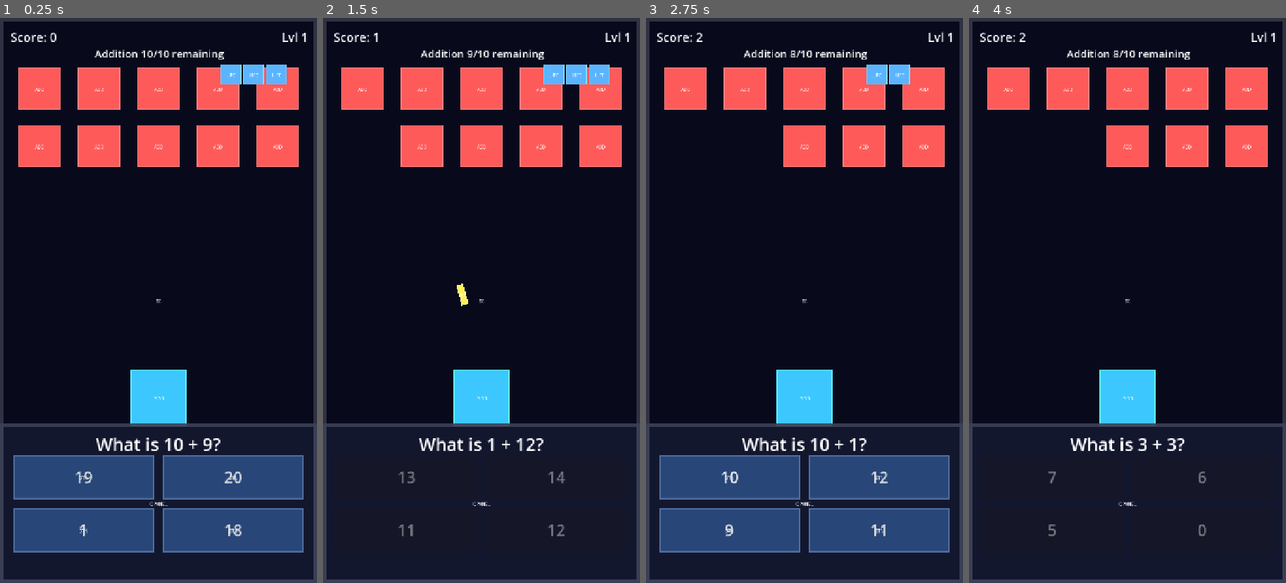
Above: before the commit, frames 1-4 (left to right).
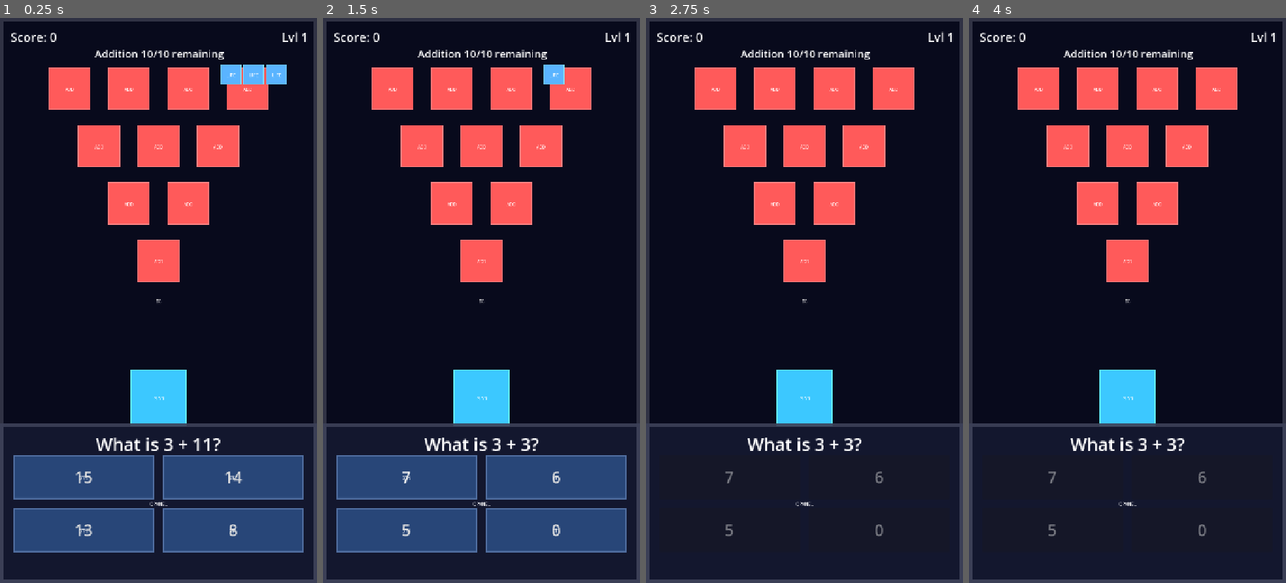
Above: after the commit, the same moments.

Repository: rajeshja/Math-Invaders-SDD
Game: Godot game, scene res://scenes/main.tscn
The game is run twice, just before and just after one commit, with the same random seed, the same clock (stepped at 60 frames per second) and the same inputs.
Inputs (mouse positions are in pixels of both pictures, inside the frame that each line leads up to):
- Up to frame 1 (0.25 s): no input
- Up to frame 2 (1.5 s): click "19" (after the commit: "15") at 0.5 s; click "13" (after the commit: "10") at 1.25 s
- Up to frame 3 (2.75 s): click "5" at 2 s
- Up to frame 4 (4 s): click (1051, 475) at 2.75 s, where only the run before the commit has a clickable "10"; click (1051, 475) at 3.5 s, where only the run before the commit has a clickable "7"

The runs differ from the first frame. In frame 1, 9.6% of the frame differs, in the area x 5-95%, y 8-92%; in frame 2, 24%; in frame 3, 25%, in the area x 4-96%, y 2-95%; in frame 4, 9.9%.

Commit message:
Implemented inverted pyramid and bullet speed and parallelism changes.

Diff:
--- a/scripts/bullet.gd
+++ b/scripts/bullet.gd
@@ -2,10 +2,11 @@
 ## position to a target position captured at spawn time, then emits
 ## `arrived` and frees itself.
 ##
-## The target is a plain Vector2 (not a live reference to the enemy node)
-## so the bullet's own movement never depends on the enemy still existing
-## - whoever listens to `arrived` decides what happens to the enemy
-## (Phase 2 FR2.5: enemy is destroyed only after bullet travel completes).
+## Purely presentational: whoever launched it resolves all gameplay (score,
+## enemy destruction, next question) at launch time - the flight itself is
+## feedback only and must never gate question advancement or input. The
+## target is a plain Vector2 (not a live reference to the enemy node) so
+## the bullet's own movement never depends on the enemy still existing.
 class_name Bullet
 extends Node2D
 
--- a/scripts/hud.gd
+++ b/scripts/hud.gd
@@ -2,7 +2,7 @@
 ## Main.gd/WaveManager signals (Tech Stack §5).
 ##
 ## Level/Health/Lives displays are placeholder nodes for now (their real
-## wiring lands in Phase 4/5) so the scene structure already matches
+## wiring lands in Phases 4-6) so the scene structure already matches
 ## Tech Stack §2 without those systems needing to restructure the HUD
 ## scene when they arrive.
 class_name Hud
--- a/scripts/main.gd
+++ b/scripts/main.gd
@@ -58,49 +58,59 @@
 		return
 	if _current_question.is_empty():
 		return
+	_accepting_input = false
 
 	if value == _current_question.get("correct_answer", null):
-		_accepting_input = false
-		_question_panel.set_answer_buttons_enabled(false)
-		_fire_at_active_enemy()
+		_resolve_correct_answer()
 	else:
-		_accepting_input = false
-		await _question_panel.flash_wrong_answer(button)
-		_handle_wrong_answer_after_feedback()
+		_resolve_wrong_answer(button)
 
 
-func _handle_wrong_answer_after_feedback() -> void:
+## Correct answers resolve immediately: score, enemy destruction, and the
+## next question all happen in the same frame the player bullet LAUNCHES.
+## The bullet in flight is purely presentational - its travel time must
+## never delay the next question being ready to answer.
+func _resolve_correct_answer() -> void:
+	var target: Node2D = _wave_manager.get_active_enemy() as Node2D
+	if target != null:
+		_fire_player_bullet(target.global_position)
+	GameManager.add_score(1)
+	_wave_manager.on_correct_answer()
+
+
+func _fire_player_bullet(target_position: Vector2) -> void:
+	var bullet: Bullet = BULLET_SCENE.instantiate()
+	_bullets_container.add_child(bullet)
+	bullet.launch(_player.get_muzzle_position(), target_position)
+	_player.play_fire_feedback()
+
+
+## Wrong-answer logic resolves immediately (life loss, attempt counting,
+## Game Over precedence). Only the next question's DISPLAY waits out the
+## brief red-flash feedback interval; enemy return fire (introduced by the
+## Phase 4 lives system) will hook the same wrong_answer event and fly
+## fully in parallel - question changes never wait on bullet travel.
+func _resolve_wrong_answer(button: Button) -> void:
+	_question_panel.flash_wrong_answer(button)
 	_wave_manager.on_wrong_answer()
 	GameManager.lose_life()
 	var attempt_limit_reached: bool = _attempt_tracker.record_wrong_attempt()
 
 	if GameManager.is_game_over():
-		_accepting_input = false
 		_question_panel.set_answer_buttons_enabled(false)
 		return
 
 	if attempt_limit_reached:
+		await _question_panel.wait_wrong_feedback()
+		if GameManager.is_game_over():
+			return
 		_wave_manager.regenerate_active_question()
 	else:
+		await _question_panel.wait_wrong_feedback()
+		if GameManager.is_game_over():
+			return
 		_accepting_input = true
 		_question_panel.set_answer_buttons_enabled(true)
-
-
-func _fire_at_active_enemy() -> void:
-	var active_enemy: Node2D = _wave_manager.get_active_enemy()
-	if active_enemy == null:
-		return
-
-	var bullet: Bullet = BULLET_SCENE.instantiate()
-	_bullets_container.add_child(bullet)
-	bullet.arrived.connect(_on_bullet_arrived)
-	bullet.launch(_player.get_muzzle_position(), active_enemy.global_position)
-	_player.play_fire_feedback()
-
-
-func _on_bullet_arrived() -> void:
-	GameManager.add_score(1)
-	_wave_manager.on_correct_answer()
 
 
 func _on_game_over() -> void:
--- a/scripts/player.gd
+++ b/scripts/player.gd
@@ -17,7 +17,7 @@
 
 
 ## Placeholder for firing juice (flash/recoil/animation). Intentionally a
-## no-op stub until Phase 8 polish - kept as a single call site so visual
+## no-op stub until Phase 9 polish - kept as a single call site so visual
 ## feedback can be added later without touching callers.
 func play_fire_feedback() -> void:
 	pass
--- a/scripts/question_panel.gd
+++ b/scripts/question_panel.gd
@@ -48,6 +48,11 @@
 		button.disabled = not enabled or not button.has_meta("value")
 
 
+## Starts the wrong-answer red flash on the tapped button and returns
+## immediately - callers must NOT await this function. The styleboxes
+## restore themselves after WRONG_FLASH_SECONDS. Gameplay code awaits
+## wait_wrong_feedback() instead, so answer resolution stays decoupled
+## from (and parallel to) every bullet animation.
 func flash_wrong_answer(button: Button) -> void:
 	if button == null:
 		return
@@ -71,8 +76,20 @@
 	for style_name in original_styles.keys():
 		button.add_theme_stylebox_override(style_name, flash_style)
 
+	get_tree().create_timer(WRONG_FLASH_SECONDS).timeout.connect(
+		_restore_flash_styles.bind(button, original_styles), CONNECT_ONE_SHOT)
+
+
+## Awaitable that resolves once the wrong-answer feedback interval has
+## elapsed - the only thing question advancement may ever wait on. It is
+## deliberately NOT tied to any bullet's flight time.
+func wait_wrong_feedback() -> void:
 	await get_tree().create_timer(WRONG_FLASH_SECONDS).timeout
 
+
+func _restore_flash_styles(button: Button, original_styles: Dictionary) -> void:
+	if not is_instance_valid(button):
+		return
 	for style_name in original_styles.keys():
 		button.add_theme_stylebox_override(style_name, original_styles[style_name])
 
--- a/scripts/questions/question_generator.gd
+++ b/scripts/questions/question_generator.gd
@@ -5,7 +5,7 @@
 ## (Main.gd, WaveManager.gd) never need to know which concrete strategy is
 ## running - this is the ONLY class they talk to for questions.
 ##
-## Adding a new category (e.g. Phase 7's "prime") means adding one new
+## Adding a new category (e.g. Phase 8's "prime") means adding one new
 ## strategy file and one registration line here - no other call site
 ## changes (Phase 2 NFR2.2, Phase 3 FR3.5).
 class_name QuestionGenerator
--- a/scripts/wave_manager.gd
+++ b/scripts/wave_manager.gd
@@ -32,19 +32,22 @@
 signal wrong_answer
 
 ## Emitted when the category_sequence is exhausted after a wave clears -
-## the hook point for Phase 5's LevelManager. Not acted on further here.
+## the hook point for Phase 6's LevelManager. Not acted on further here.
 signal level_cleared
 
 ## -- Config --------------------------------------------------------------
-const FORMATION_COLUMNS: int = 5
-const FORMATION_ROWS: int = 2
+## Inverted-triangle formation: rows of 4 - 3 - 2 - 1 enemies from top to
+## bottom (summing to the default 10-enemy wave). Each row is centered on
+## the screen's horizontal axis and narrows by one ship per row, ending in
+## the single frontmost "tip" enemy just above the player.
+const FORMATION_ROW_COUNTS: Array[int] = [4, 3, 2, 1]
+const FORMATION_CENTER_X: float = 360.0
 const FORMATION_TOP_Y: float = 160.0
 const FORMATION_ROW_SPACING: float = 130.0
-const FORMATION_LEFT_X: float = 90.0
 const FORMATION_COLUMN_SPACING: float = 135.0
 
 ## Default Stage A sequence (Spec §2 Level 1 example / Phase 3 FR3.7).
-## LevelManager (Phase 5) will be what mutates/extends this per level.
+## LevelManager (Phase 6) will be what mutates/extends this per level.
 @export var category_sequence: Array[String] = [
 	"addition", "subtraction", "multiplication", "division"
 ]
@@ -168,7 +171,7 @@
 	wave_cleared.emit(current_category)
 	_sequence_index += 1
 	if _sequence_index >= category_sequence.size():
-		# Sequence exhausted - hook point for Phase 5's LevelManager.
+		# Sequence exhausted - hook point for Phase 6's LevelManager.
 		level_cleared.emit()
 		_sequence_index = 0
 	start_wave(category_sequence[_sequence_index])
@@ -208,9 +211,19 @@
 		child.free()
 
 
+## Inverted-triangle layout: row r holds FORMATION_ROW_COUNTS[r] enemies
+## centered on FORMATION_CENTER_X, rows stacked downward from
+## FORMATION_TOP_Y. Indices beyond the defined rows overflow into a left-
+## to-right continuation of the last row (only reachable when the
+## configured enemies_per_wave exceeds 4 + 3 + 2 + 1).
 func _formation_position(index: int) -> Vector2:
-	var row: int = index / FORMATION_COLUMNS
-	var col: int = index % FORMATION_COLUMNS
-	var x: float = FORMATION_LEFT_X + col * FORMATION_COLUMN_SPACING
+	var remaining: int = index
+	var row: int = 0
+	while row < FORMATION_ROW_COUNTS.size() - 1 and remaining >= FORMATION_ROW_COUNTS[row]:
+		remaining -= FORMATION_ROW_COUNTS[row]
+		row += 1
+	var count_in_row: int = FORMATION_ROW_COUNTS[row]
+	var row_width: float = (count_in_row - 1) * FORMATION_COLUMN_SPACING
+	var x: float = FORMATION_CENTER_X - row_width / 2.0 + remaining * FORMATION_COLUMN_SPACING
 	var y: float = FORMATION_TOP_Y + row * FORMATION_ROW_SPACING
 	return Vector2(x, y)
--- a/test/unit/test_wave_manager.gd
+++ b/test/unit/test_wave_manager.gd
@@ -124,6 +124,39 @@
 	assert_eq(active, enemies[2], "with A gone, the leftmost of the tied-Y enemies should be active")
 
 
+func test_formation_spawns_as_inverted_triangle() -> void:
+	wave_manager.start_wave("addition")
+	var enemies: Array = enemies_container.get_children()
+
+	var row_y_positions: Array = []
+	var rows := {}
+	for enemy in enemies:
+		var y: float = enemy.position.y
+		if not rows.has(y):
+			rows[y] = []
+			row_y_positions.append(y)
+		rows[y].append(enemy.position.x)
+
+	assert_eq(row_y_positions.size(), 4, "the inverted triangle has exactly four rows")
+	row_y_positions.sort()
+	for row_index in range(row_y_positions.size()):
+		var xs: Array = rows[row_y_positions[row_index]]
+		assert_eq(xs.size(), WaveManagerScript.FORMATION_ROW_COUNTS[row_index],
+			"row %d should hold %d enemies (4-3-2-1 top to bottom)" % [row_index, WaveManagerScript.FORMATION_ROW_COUNTS[row_index]])
+		var row_center: float = (xs.min() + xs.max()) / 2.0
+		assert_almost_eq(row_center, WaveManagerScript.FORMATION_CENTER_X, 0.01,
+			"each triangle row must be centered on the screen's horizontal axis")
+
+	# The single bottom tip is the frontmost enemy and is targeted first.
+	var tip_y: float = row_y_positions[3]
+	var tip: Node = null
+	for enemy in enemies:
+		if enemy.position.y == tip_y:
+			tip = enemy
+	assert_eq(wave_manager.get_active_enemy(), tip,
+		"the triangle's bottom tip should be the first active enemy")
+
+
 func test_fresh_set_of_ten_spawns_on_wave_clear() -> void:
 	wave_manager.start_wave("addition")
 	var first_wave_ids: Array = []
Not shown, changed: specs/Math_Invaders_Build_Plan.md
Not shown, changed: specs/Math_Invaders_Spec.md
Not shown, changed: specs/Math_Invaders_Tech_Stack.md
Not shown, changed: specs/changes.md
Not shown, added: specs/phases/Phase_10_Mobile_Export_Touch_Optimization.md
Not shown, added: specs/phases/Phase_11_Playtesting_And_Balancing.md
Not shown, changed: specs/phases/Phase_2_Question_Strategy_And_Bullets.md
Not shown, changed: specs/phases/Phase_3_Wave_Structure.md
Not shown, changed: specs/phases/Phase_4_Lives_GameOver.md
Not shown, added: specs/phases/Phase_5_Level_Timer.md
Not shown, added: specs/phases/Phase_6_Level_Progression.md
Not shown, added: specs/phases/Phase_7_Score_And_HighScore_Persistence.md
(and 2 more such lines)
